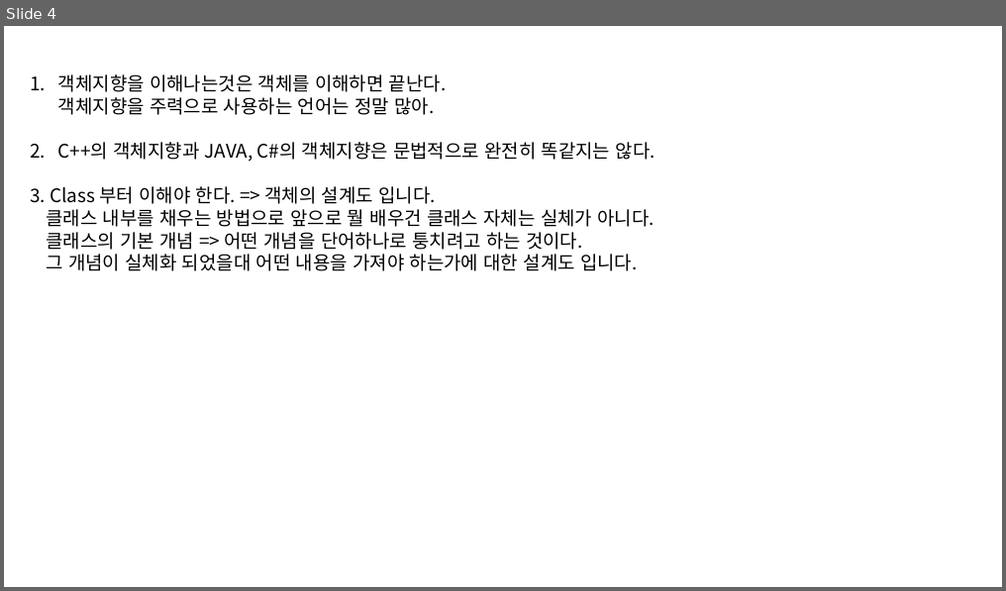
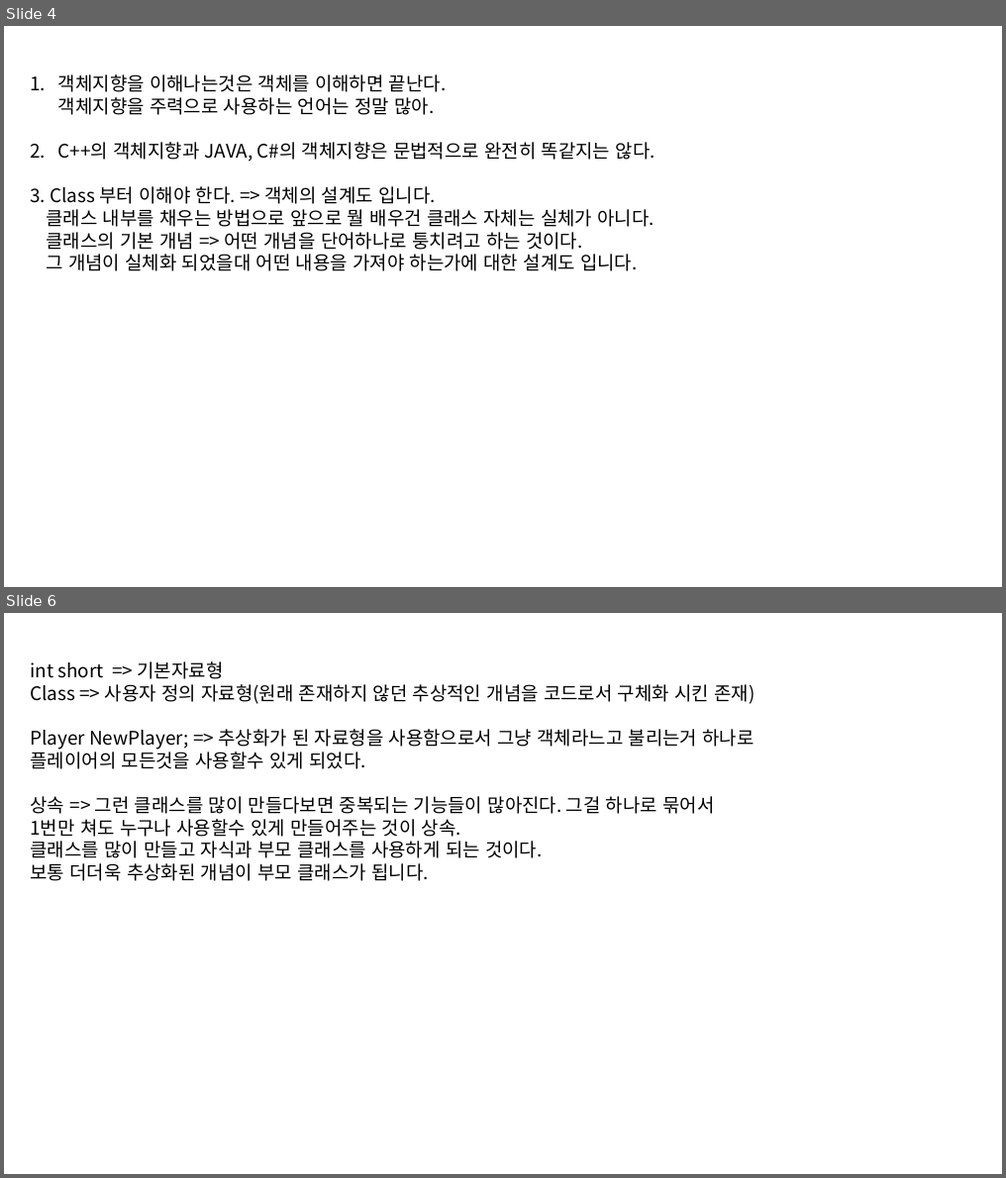
Before and after one commit to JaeSuGang/AssortRockAssignment, a slide deck: DOC/240925_프로그래밍패러다임 및 객체 기초이론.pptx. Shown one above the other, each under a label of ours: slide 4 before the commit, slides 4 and 6 after it; the slides between them are not shown. The pictures are 1006x591 and 1006x1178 pixels, drawn with LibreOffice and Linux fonts; fonts in the diff are those of the drawing. Boxes give left, top, right and bottom in pixels: in the first picture for what was removed or moved away, otherwise in the second. Text is boxed around its words. In the diff, an @@ line names an element or a change of style, - is before the commit and + after.

Commit message:
조해근 : 인라인 this  상속 이론 기초

```diff
--- a/DOC/240925_프로그래밍패러다임 및 객체 기초이론.pptx
+++ b/DOC/240925_프로그래밍패러다임 및 객체 기초이론.pptx
@@ slide 6 added at [4,613,1002,1174], background #FFFFFF @@
@@ text added at [31,662,754,881], 18 pt, text #000000 @@
+int short => 기본자료형
+Class => 사용자 정의 자료형(원래 존재하지 않던 추상적인 개념을 코드로서 구체화 시킨 존재)
+Player NewPlayer; => 추상화가 된 자료형을 사용함으로서 그냥 객체라느고 불리는거 하나로
+플레이어의 모든것을 사용할수 있게 되었다.
+상속 => 그런 클래스를 많이 만들다보면 중복되는 기능들이 많아진다. 그걸 하나로 묶어서
+1번만 쳐도 누구나 사용할수 있게 만들어주는 것이 상속.
+클래스를 많이 만들고 자식과 부모 클래스를 사용하게 되는 것이다.
+보통 더더욱 추상화된 개념이 부모 클래스가 됩니다.
```
Also in this commit, not shown: 1 other slide added, 1 slide removed, 12 other files.
